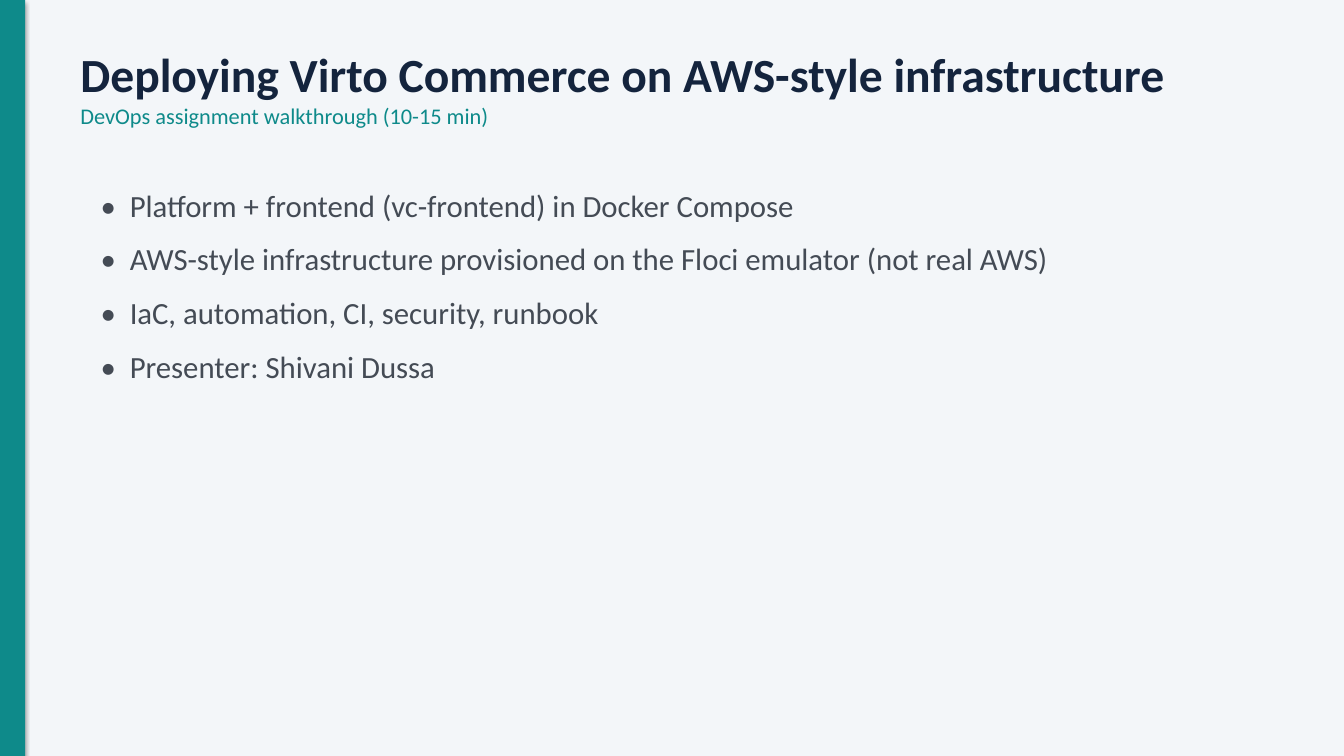
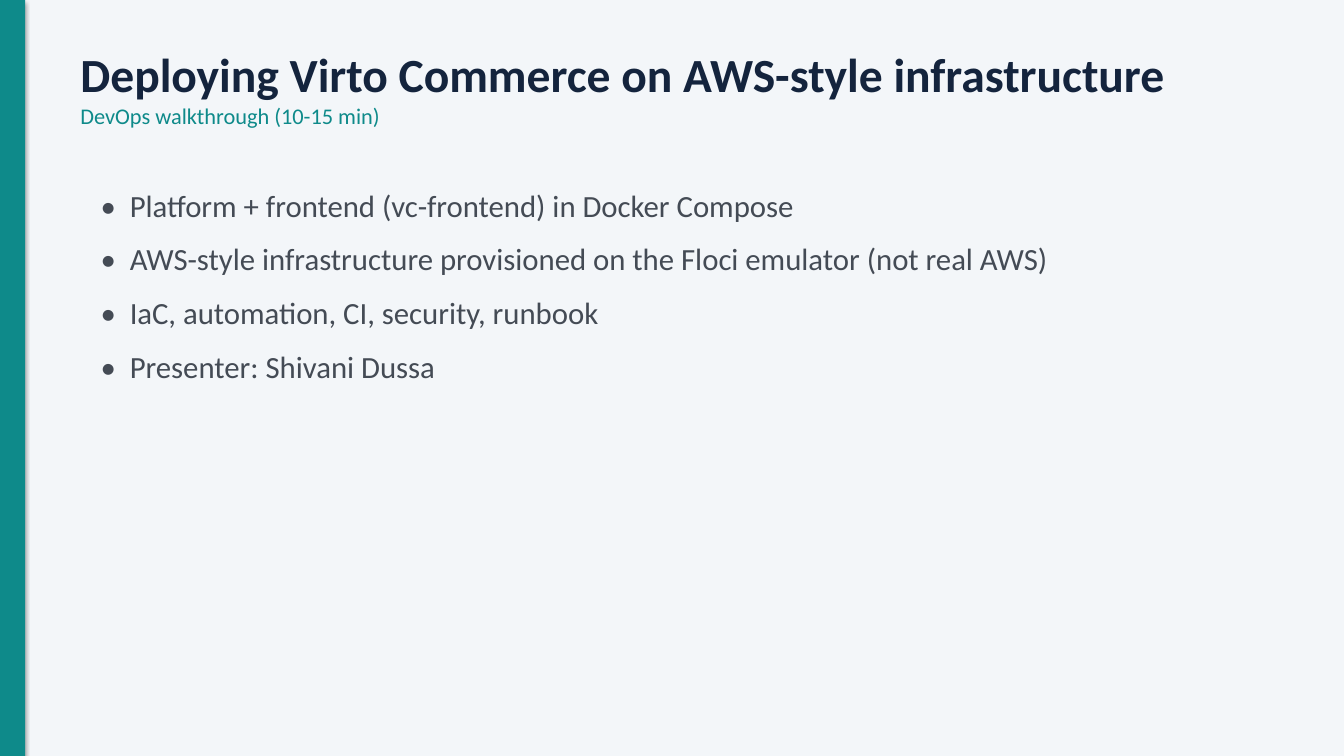
Before and after one commit to dussashivani/Project_Virto-Commerce-Platform_, a slide deck: slide 1 of docs/presentation/Virto-AWS-DevOps-presentation.pptx. Drawn at 1344x756 pixels with LibreOffice and Linux fonts; fonts in the diff are those of the drawing. Boxes give left, top, right and bottom in pixels: in the first picture for what was removed or moved away, otherwise in the second. Text is boxed around its words. In the diff, an @@ line names an element or a change of style, - is before the commit and + after.

```diff
--- a/docs/presentation/Virto-AWS-DevOps-presentation.pptx
+++ b/docs/presentation/Virto-AWS-DevOps-presentation.pptx
@@ text at (80, 108, 379, 128): text changed @@
-DevOps assignment walkthrough (10-15 min)
+DevOps walkthrough (10-15 min)
```
Also in this commit, not shown: 1 slide added, 1 slide removed.
